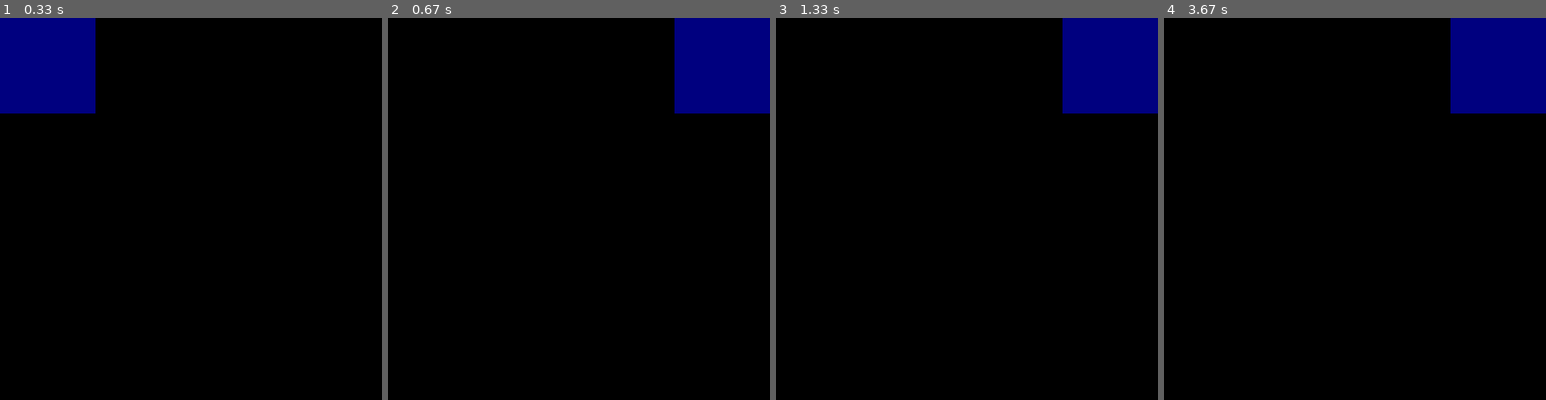
Above: before the commit, frames 1-4 (left to right).
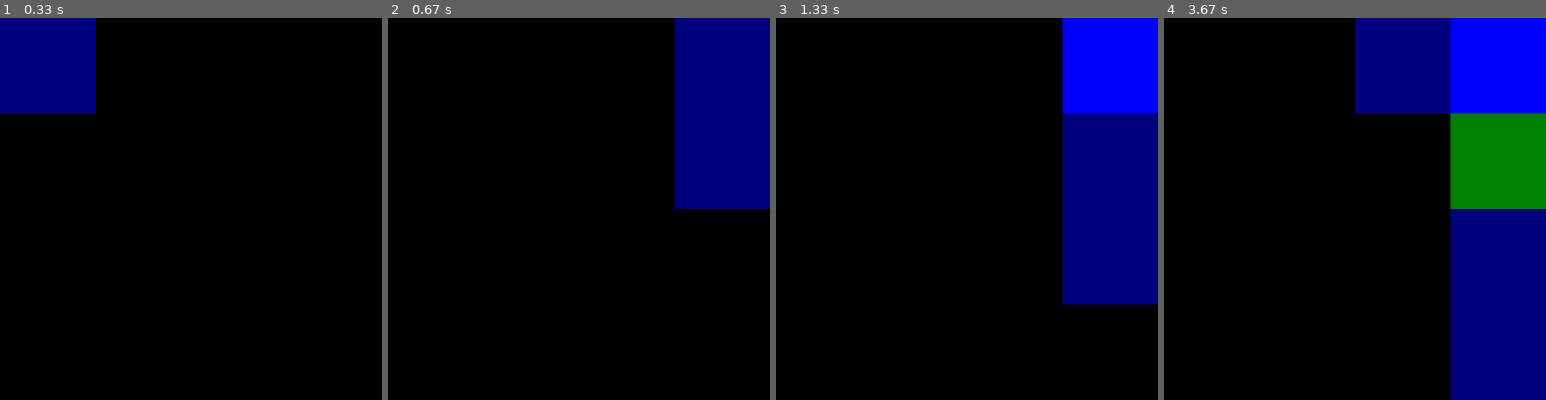
Above: after the commit, the same moments.

Repository: LeZozoien/NSI-Premiere
Game: pygame game, started from Code perso/2048/main.py
Two runs of this game, one before a commit and one after it. Both use one fixed random seed, a clock stepped at 60 frames per second and the inputs below.
Inputs:
- Up to frame 1 (0.33 s): no input
- Up to frame 2 (0.67 s): hold Right from 0.33 s (still down)
- Up to frame 3 (1.33 s): release Right at 0.8 s; hold Up 0.83-1.13 s; hold Right from 1.17 s (still down)
- Up to frame 4 (3.67 s): release Right at 1.63 s; hold Left 1.67-2.2 s; hold Down 2.23-2.53 s; hold Left 2.57-2.97 s; hold Up 3-3.37 s; hold Right from 3.4 s (still down)

Frame 1 is identical in both runs. In frame 2, 6.2% of the frame differs, in the area x 75-100%, y 25-50%; in frame 3, 19%; in frame 4, 31%, in the area x 50-100%, y 0-100%.

Commit message:
Finished 2048

Diff:
--- a/Code perso/2048/main.py
+++ b/Code perso/2048/main.py
@@ -17,8 +17,14 @@
     128:(0, 255, 127),
     256:(0, 255, 255),
     512:(255, 0, 0),
-    1024:(255, 255, 0),
-    2048:(255, 255, 255),
+    1024:(255, 0, 127),
+    2048:(255, 0, 255),
+    4096:(255, 127, 0),
+    8192:(255, 127, 127),
+    16384:(255, 127, 255),
+    32768:(255, 255, 0),
+    65536:(255, 255, 127),
+    131072:(255, 255, 255),
 }
 
 begin_case = (randint(0, 3), randint(0, 3))
@@ -26,6 +32,7 @@
 cases[begin_case[0]][begin_case[1]] = 2
 
 def move(dir, grid):
+    temp = grid
     """Dir -->\n
     0 = up\n
     1 = right\n
@@ -36,35 +43,35 @@
             for i in range(3):
                 for x in range(4):
                     for y in range(3, 0, -1):
-                        if grid[y][x] == grid[y-1][x]:
-                            grid[y][x], grid[y-1][x] = 0, grid[y-1][x]*2
-                        elif grid[y-1][x] == 0:
-                            grid[y][x], grid[y-1][x] = 0, grid[y][x]
+                        if temp[y][x] == temp[y-1][x]:
+                            temp[y][x], temp[y-1][x] = 0, temp[y-1][x]*2
+                        elif temp[y-1][x] == 0:
+                            temp[y][x], temp[y-1][x] = 0, temp[y][x]
         case 1:
             for i in range(3):
                 for y in range(4):
                     for x in range(0, 3):
-                        if grid[y][x] == grid[y][x+1]:
-                            grid[y][x], grid[y][x+1] = 0, grid[y][x+1]*2
-                        elif grid[y][x+1] == 0:
-                            grid[y][x], grid[y][x+1] = 0, grid[y][x]
+                        if temp[y][x] == temp[y][x+1]:
+                            temp[y][x], temp[y][x+1] = 0, temp[y][x+1]*2
+                        elif temp[y][x+1] == 0:
+                            temp[y][x], temp[y][x+1] = 0, temp[y][x]
         case 2:
             for i in range(3):
                 for x in range(4):
                     for y in range(0, 3):
-                        if grid[y][x] == grid[y+1][x]:
-                            grid[y][x], grid[y+1][x] = 0, grid[y+1][x]*2
-                        elif grid[y+1][x] == 0:
-                            grid[y][x], grid[y+1][x] = 0, grid[y][x]
+                        if temp[y][x] == temp[y+1][x]:
+                            temp[y][x], temp[y+1][x] = 0, temp[y+1][x]*2
+                        elif temp[y+1][x] == 0:
+                            temp[y][x], temp[y+1][x] = 0, temp[y][x]
         case 3:
             for i in range(3):
                 for y in range(4):
                     for x in range(3, 0, -1):
-                        if grid[y][x] == grid[y][x-1]:
-                            grid[y][x], grid[y][x-1] = 0, grid[y][x-1]*2
-                        elif grid[y][x-1] == 0:
-                            grid[y][x], grid[y][x-1] = 0, grid[y][x]
-    return grid
+                        if temp[y][x] == temp[y][x-1]:
+                            temp[y][x], temp[y][x-1] = 0, temp[y][x-1]*2
+                        elif temp[y][x-1] == 0:
+                            temp[y][x], temp[y][x-1] = 0, temp[y][x]
+    return temp
 
 def show_grid(grid):
     for line in grid:
@@ -86,11 +93,11 @@
             grid[case_random[0]][case_random[1]] = 2
     return grid
 
-def draw_game(grid):
+def draw_game(arg):
     screen.fill((0, 0, 0))
     for x in range(4):
         for y in range(4):
-            cellColor = COLORS[grid[y][x]]
+            cellColor = COLORS[arg[y][x]]
             pygame.draw.rect(screen, cellColor, ((x*cellSize[0], y*cellSize[1]), cellSize))
 
 
@@ -111,29 +118,39 @@
 running = True
 
 while running:
+    old_pos = []
+    for line in cases:
+        old_pos_line = []
+        for value in line:
+            old_pos_line.append(value)
+        old_pos.append(old_pos_line)
     for event in pygame.event.get():
         if event.type == pygame.QUIT:
             running = False
         if event.type == pygame.KEYDOWN:
             if event.key == pygame.K_DOWN:
-                if not move(2, cases) == cases:
+                if not move(2, old_pos) == cases:
                     cases = move(2, cases)
                     cases = add_value(cases)
             if event.key == pygame.K_UP:
-                if not move(0, cases) == cases:
+                if not move(0, old_pos) == cases:
                     cases = move(0, cases)
                     cases = add_value(cases)
             if event.key == pygame.K_LEFT:
-                if not move(3, cases) == cases:
+                if not move(3, old_pos) == cases:
                     cases = move(3, cases)
                     cases = add_value(cases)
             if event.key == pygame.K_RIGHT:
-                if not move(1, cases) == cases:
+                if not move(1, old_pos) == cases:
                     cases = move(1, cases)
                     cases = add_value(cases)
     if is_full(cases): running = False
-    show_grid(cases)
+    # show_grid(cases)
     draw_game(cases)
     pygame.display.flip()
 
 show_grid(cases)
+score = 0
+for line in cases:
+    for value in line:score += value
+print(score)
